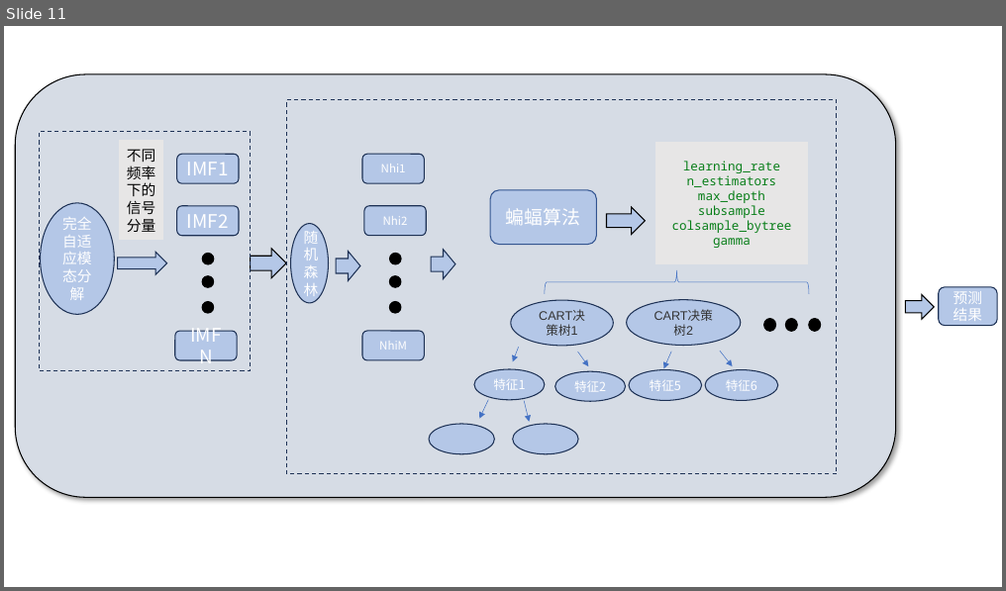
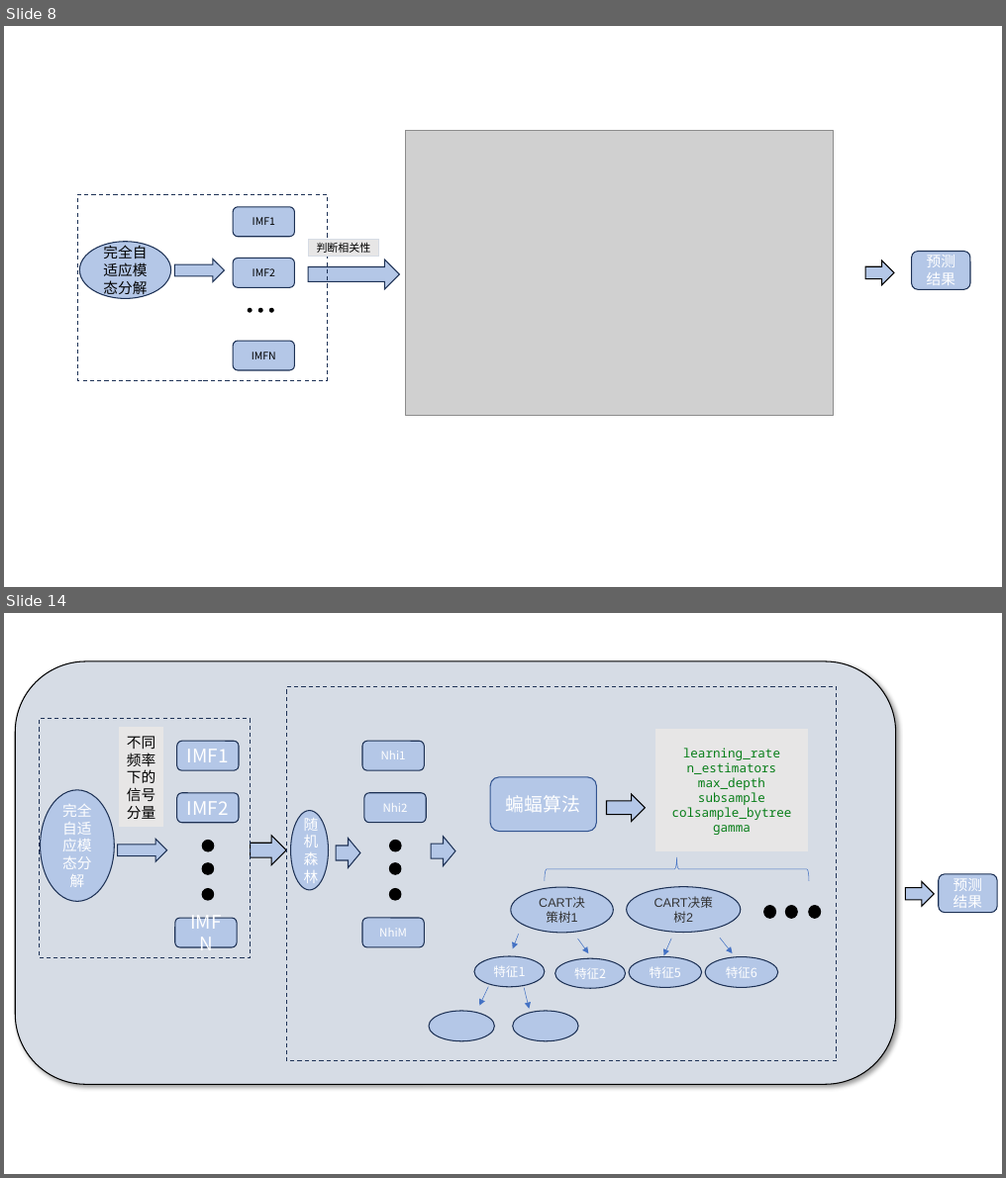
Before and after one commit to lucking666/sys, a slide deck: 卢老师论文汇报/1115汇报.pptx. Shown one above the other, each under a label of ours: slide 11 before the commit, slides 8 and 14 after it; the slides between them are not shown. The pictures are 1006x591 and 1006x1178 pixels, drawn with LibreOffice and Linux fonts; fonts in the diff are those of the drawing; grey boxes stand for pictures. Boxes give left, top, right and bottom in pixels: in the first picture for what was removed or moved away, otherwise in the second. Text is boxed around its words. In the diff, an @@ line names an element or a change of style, - is before the commit and + after.

```diff
--- a/卢老师论文汇报/1115汇报.pptx
+++ b/卢老师论文汇报/1115汇报.pptx
@@ slide 8 added at <box>4,26,1002,587</box>, background #FFFFFF @@
@@ picture added at <box>405,131,834,415</box> @@
@@ rectangle added at <box>78,194,328,380</box>, outline #1E3256 1 pt dashed @@
@@ rounded rectangle added at <box>233,207,294,237</box>, fill #B4C7E7, outline #1E3256 1 pt, 10 pt, text #000000 @@
+IMF1
@@ ellipse added at <box>79,242,171,298</box>, fill #B4C7E7, outline #1E3256 1 pt, 14 pt, text #000000 @@
+完全自适应模态分解
@@ right arrow added at <box>174,259,224,282</box>, fill #B4C7E7, outline #1E3256 1 pt @@
@@ rounded rectangle added at <box>233,258,294,288</box>, fill #B4C7E7, outline #1E3256 1 pt, 10 pt, text #000000 @@
+IMF2
@@ right arrow added at <box>308,260,399,289</box>, fill #B4C7E7, outline #1E3256 1 pt @@
@@ rectangle added at <box>308,240,379,256</box>, fill #E7E6E6, outline #D6DCE5 1 pt, 10.5 pt, text #000000 @@
+判断相关性
@@ right arrow added at <box>865,261,894,285</box>, fill #B4C7E7, outline #000000 1 pt @@
@@ rounded rectangle added at <box>912,252,970,289</box>, fill #B4C7E7, outline #1E3256 1 pt, 14 pt, text #FFFFFF @@
+预测结果
@@ ellipse added at <box>249,308,252,312</box>, fill #000000, outline #000000 1 pt @@
@@ ellipse added at <box>258,308,262,312</box>, fill #000000, outline #000000 1 pt @@
@@ ellipse added at <box>269,308,273,312</box>, fill #000000, outline #000000 1 pt @@
@@ rounded rectangle added at <box>233,341,294,372</box>, fill #B4C7E7, outline #1E3256 1 pt, 10 pt, text #000000 @@
+IMFN
@@ what was slide 11 is now slide 14 @@
```
Also in this commit, not shown: 7 other slides added, 5 slides removed, 33 other files.
